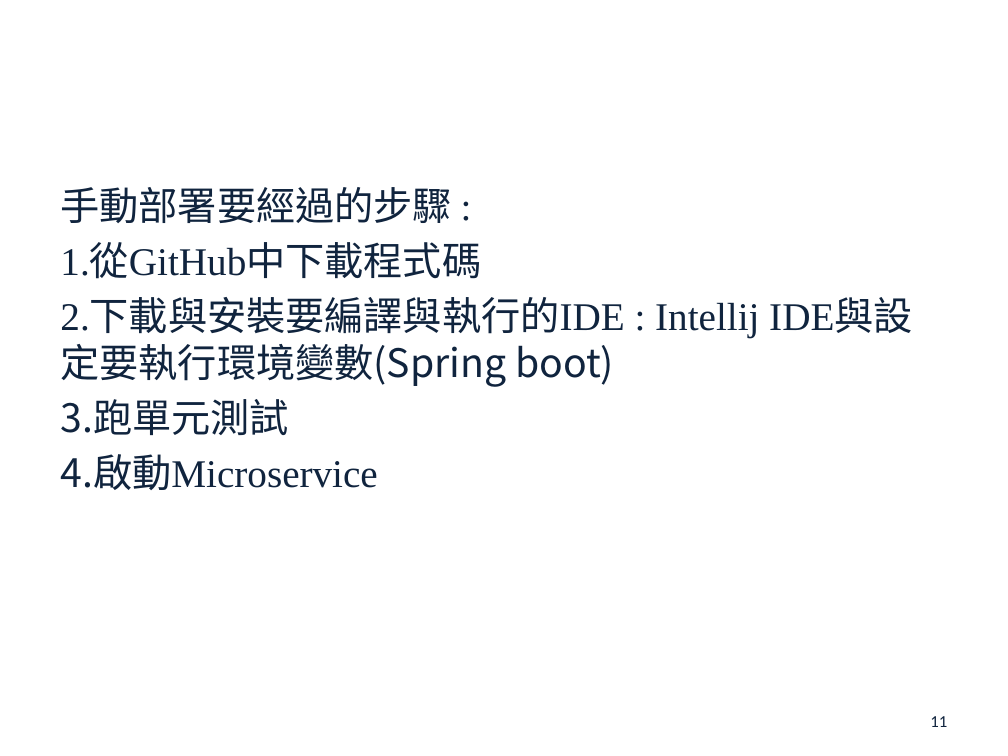
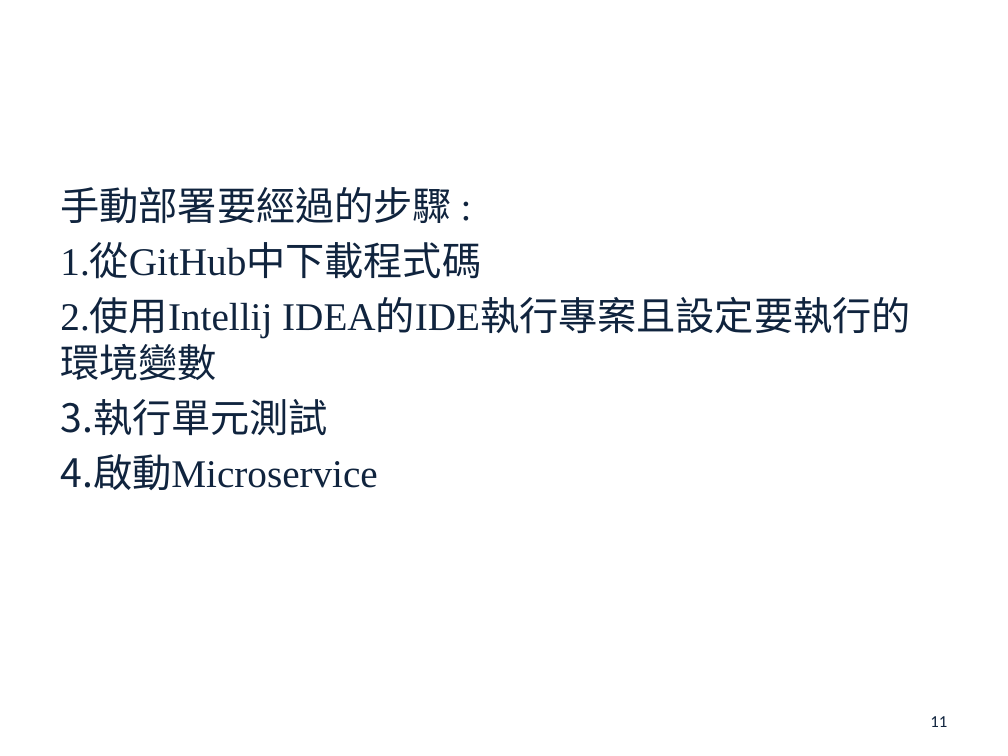
Before and after one commit to john78530/thesis, a slide deck: slide 11 of Oral.pptx. Drawn at 1008x756 pixels with LibreOffice and Linux fonts; fonts in the diff are those of the drawing; background and template pictures are left out. Boxes give left, top, right and bottom in pixels: in the first picture for what was removed or moved away, otherwise in the second. Text is boxed around its words. In the diff, an @@ line names an element or a change of style, - is before the commit and + after.

```diff
--- a/Oral.pptx
+++ b/Oral.pptx
@@ text at [60, 300, 328, 436]: text changed @@
-2.下載與安裝要編譯與執行的IDE : Intellij IDE與設定要執行環境變數(Spring boot)
-3.跑單元測試
+2.使用Intellij IDEA的IDE執行專案且設定要執行的環境變數
+3.執行單元測試
```
Also in this commit, not shown: 8 other slides changed, 1 slide removed.
